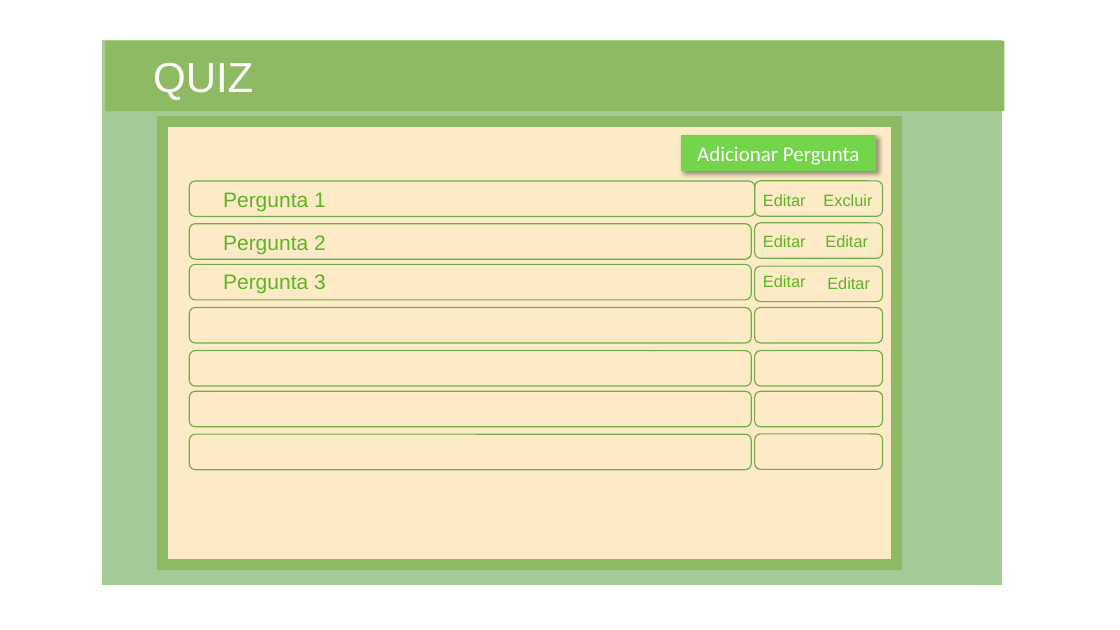
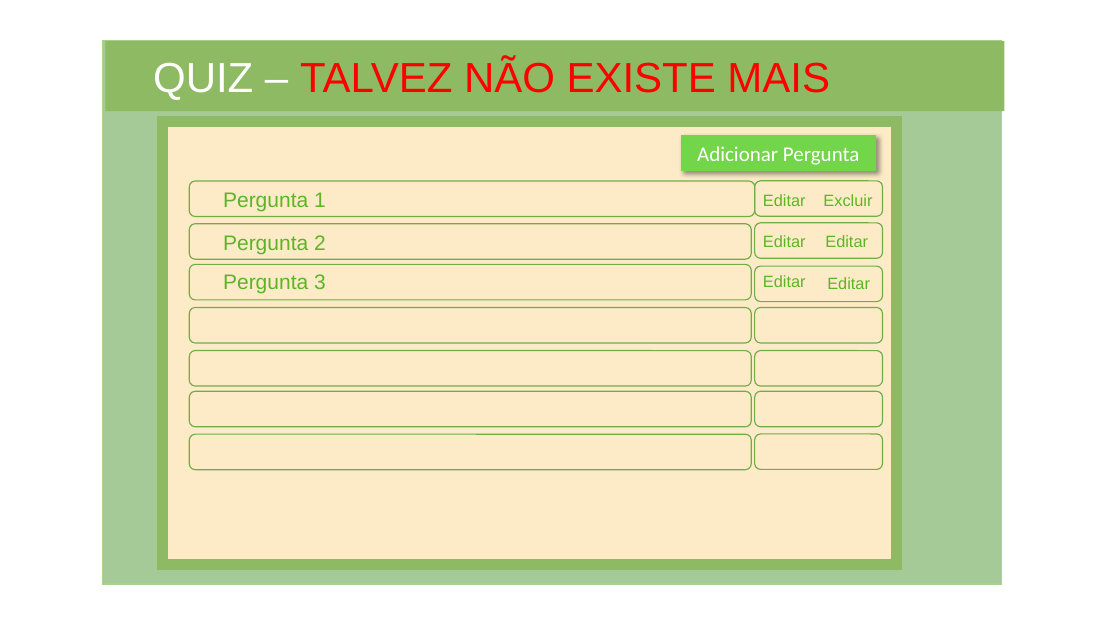
Before and after one commit to NathanReis/FTT-Recicla, a slide deck: slide 17 of DocumentacaoProjeto/Protótipo_Visual.pptx (slide 19 before the commit). Drawn at 1120x630 pixels with LibreOffice and Linux fonts; fonts in the diff are those of the drawing. Boxes give left, top, right and bottom in pixels: in the first picture for what was removed or moved away, otherwise in the second. Text is boxed around its words. In the diff, an @@ line names an element or a change of style, - is before the commit and + after.

```diff
--- a/DocumentacaoProjeto/Protótipo_Visual.pptx
+++ b/DocumentacaoProjeto/Protótipo_Visual.pptx
@@ text at [153,59,830,100]: text changed; text colour #FFFFFF to #FF0000 @@
-QUIZ
+QUIZ – TALVEZ NÃO EXISTE MAIS
```
Also in this commit, not shown: 6 other slides changed, 6 slides removed, 5 other files.
